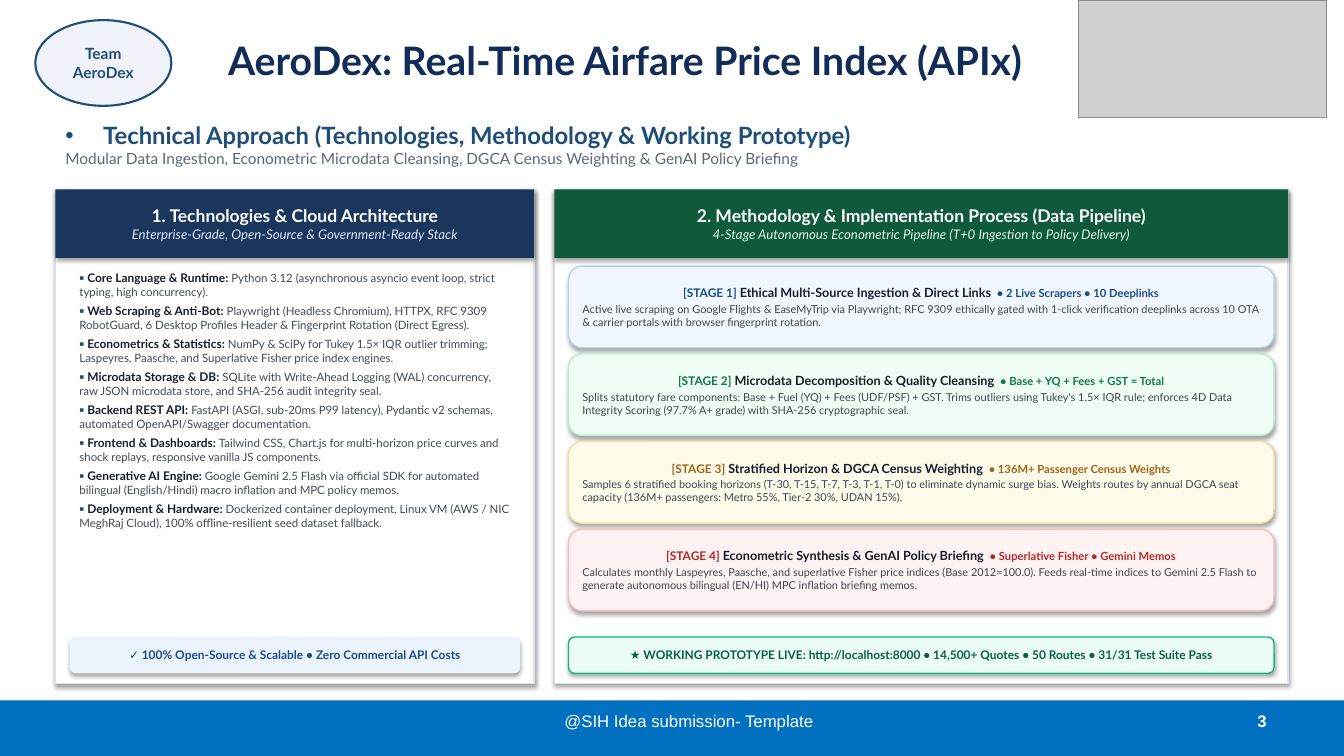
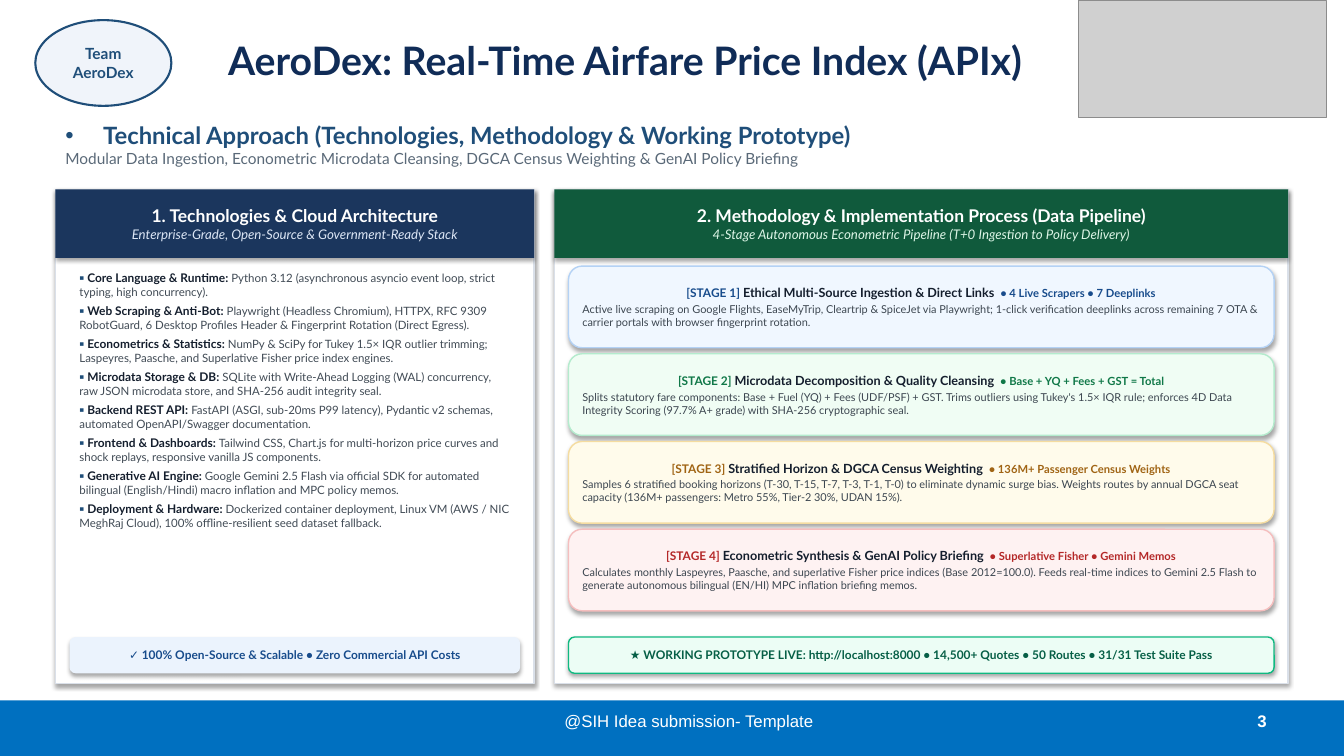
Before and after one commit to Manan-013/AirfarePriceIndex_SIH, a slide deck: slide 3 of AeroDex_SIH2026_Submission.pptx. Drawn at 1344x756 pixels with LibreOffice and Linux fonts; fonts in the diff are those of the drawing; grey boxes stand for pictures. Boxes give left, top, right and bottom in pixels: in the first picture for what was removed or moved away, otherwise in the second. Text is boxed around its words. In the diff, an @@ line names an element or a change of style, - is before the commit and + after.

```diff
--- a/AeroDex_SIH2026_Submission.pptx
+++ b/AeroDex_SIH2026_Submission.pptx
@@ text in rounded rectangle at bbox=[582, 287, 1247, 328]: text changed @@
-[STAGE 1] Ethical Multi-Source Ingestion & Direct Links • 2 Live Scrapers • 10 Deeplinks
-Active live scraping on Google Flights & EaseMyTrip via Playwright; RFC 9309 ethically gated with 1-click verification deeplinks across 10 OTA & carrier portals with browser fingerprint rotation.
+[STAGE 1] Ethical Multi-Source Ingestion & Direct Links • 4 Live Scrapers • 7 Deeplinks
+Active live scraping on Google Flights, EaseMyTrip, Cleartrip & SpiceJet via Playwright; 1-click verification deeplinks across remaining 7 OTA & carrier portals with browser fingerprint rotation.
```
Also in this commit, not shown: 6 other files.
